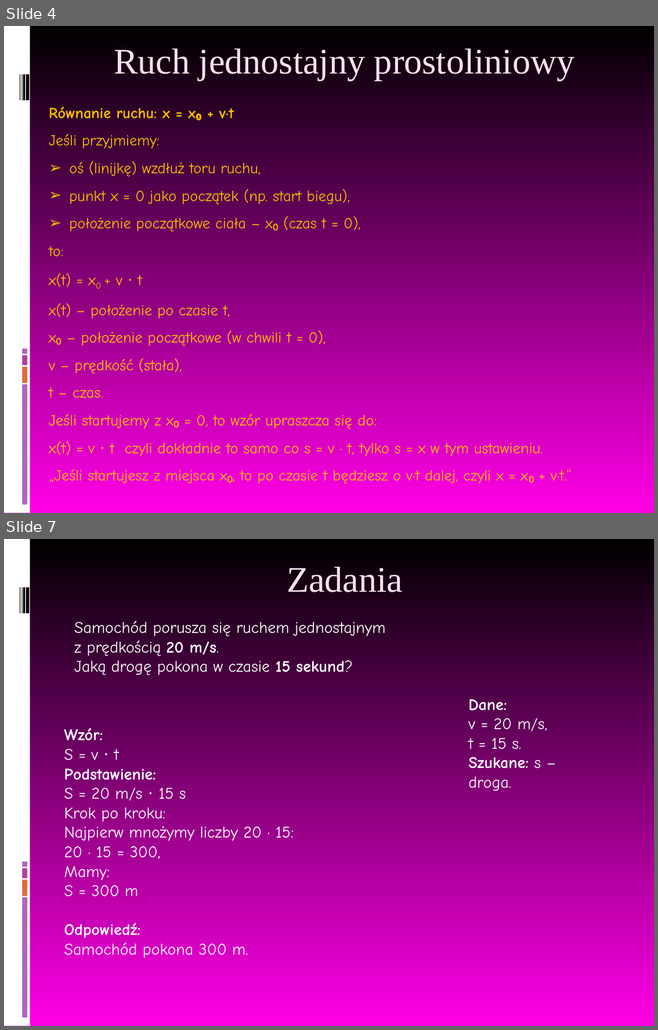
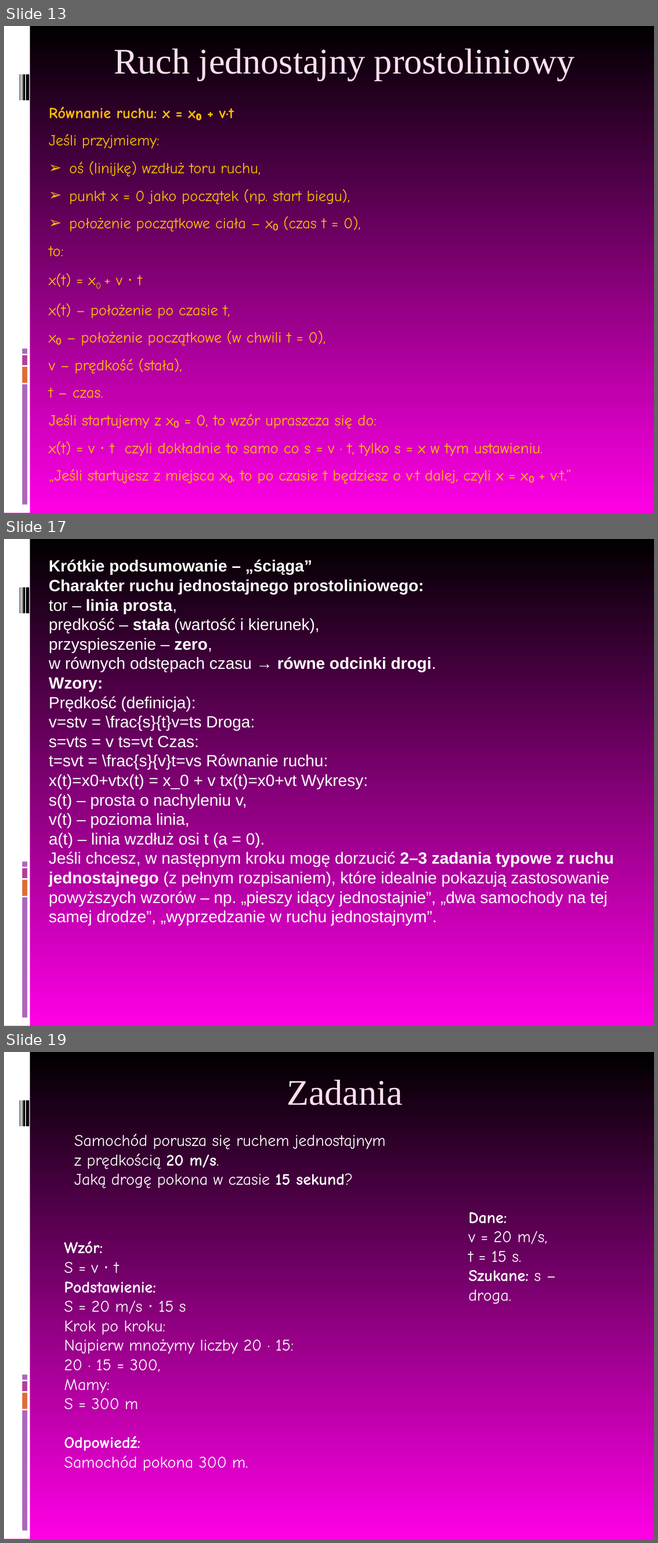
Before and after one commit to MichalMus/Fizyka-w-szkole, a slide deck: 4.Kinematyka/2.Ruch jednostajny prostoliniowy.ppt. Shown one above the other, each under a label of ours: slides 4 and 7 before the commit, slides 13, 17 and 19 after it; the slides between them are not shown. The pictures are 658x1030 and 658x1543 pixels, drawn with LibreOffice and Linux fonts; fonts in the diff are those of the drawing. Boxes give left, top, right and bottom in pixels: in the first picture for what was removed or moved away, otherwise in the second. Text is boxed around its words. In the diff, an @@ line names an element or a change of style, - is before the commit and + after.

```diff
--- a/4.Kinematyka/2.Ruch jednostajny prostoliniowy.ppt
+++ b/4.Kinematyka/2.Ruch jednostajny prostoliniowy.ppt
@@ slide 17 added at (4,539,654,1026), background gradient #000000 to #FF00E6; not listed: 9 template elements that a slide beside it also shows @@
@@ text added at (49,559,614,925), 18 pt, text #FFFFFF @@
+Krótkie podsumowanie – „ściąga”
+Charakter ruchu jednostajnego prostoliniowego:
+tor – linia prosta,
+prędkość – stała (wartość i kierunek),
+przyspieszenie – zero,
+w równych odstępach czasu → równe odcinki drogi.
+Wzory:
+Prędkość (definicja):
+v=stv = \frac{s}{t}v=ts Droga:
+s=vts = v ts=vt Czas:
+t=svt = \frac{s}{v}t=vs Równanie ruchu:
+x(t)=x0+vtx(t) = x_0 + v tx(t)=x0+vt Wykresy:
+s(t) – prosta o nachyleniu v,
+v(t) – pozioma linia,
+a(t) – linia wzdłuż osi t (a = 0).
+Jeśli chcesz, w następnym kroku mogę dorzucić 2–3 zadania typowe z ruchu jednostajnego (z pełnym rozpisaniem), które idealnie pokazują zastosowanie powyższych wzorów – np. „pieszy idący jednostajnie”, „dwa samochody na tej samej drodze”, „wyprzedzanie w ruchu jednostajnym”.
@@ what was slide 4 is now slide 13 @@
@@ what was slide 7 is now slide 19 @@
```
Also in this commit, not shown: 3 slides changed, 15 other slides added, 3 slides removed, 2 other files.
